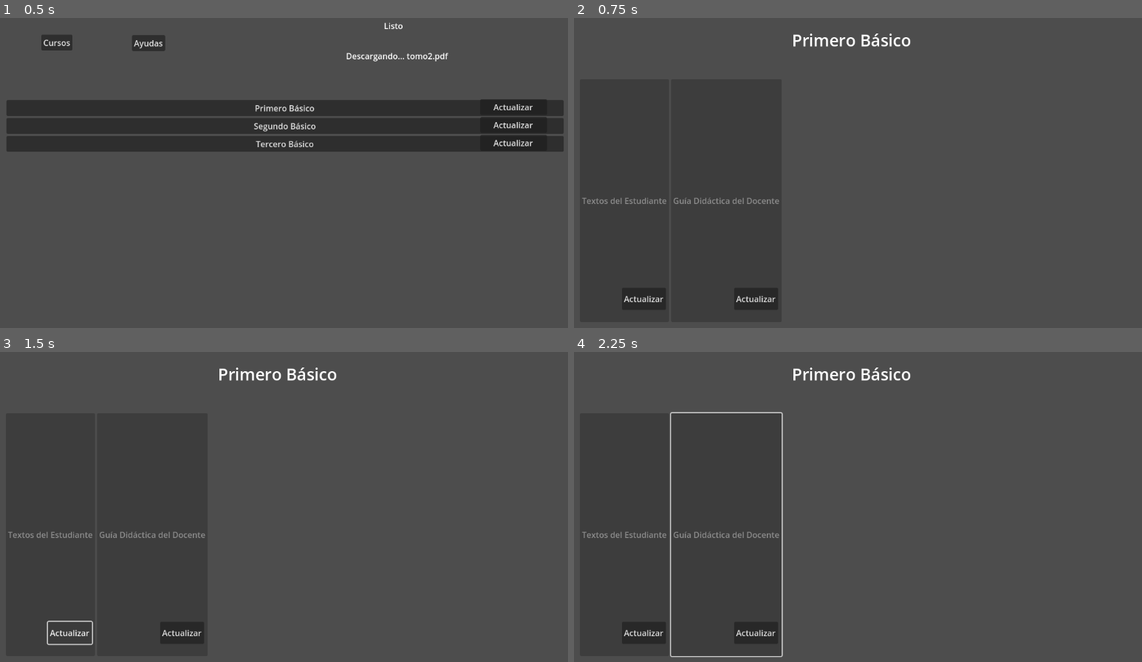
Above: before the commit, frames 1-4 (two rows, left to right).
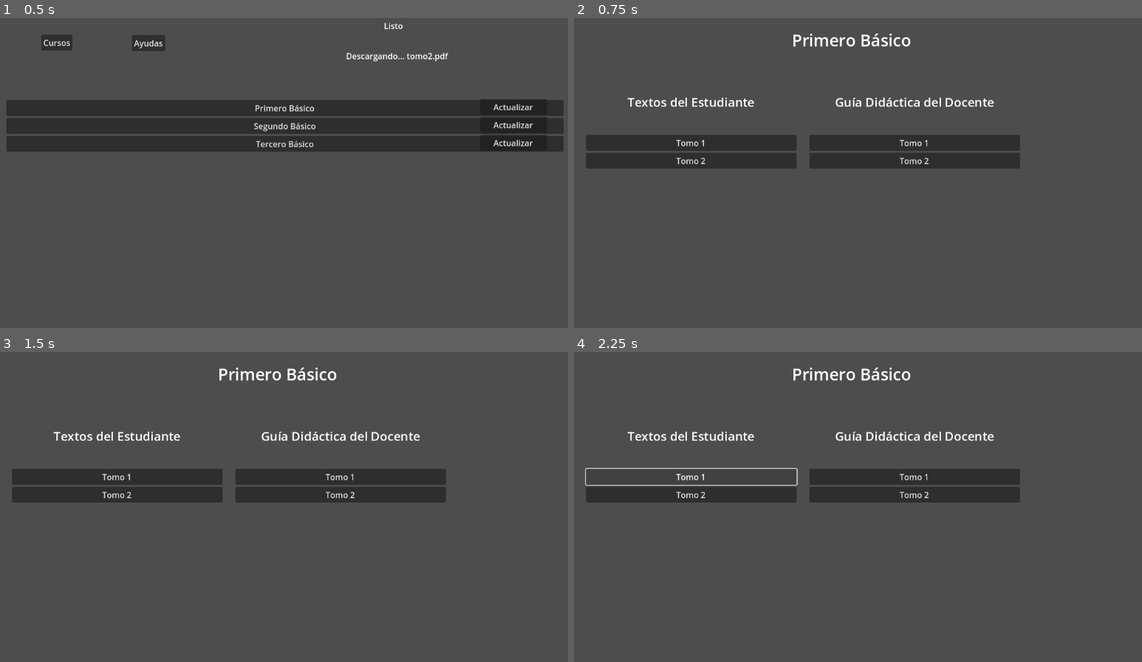
Above: after the commit, the same moments.

Repository: dhigueraf/Reader
Game: Godot game, scene res://Escenas/Main.tscn
Same seed, same stepped clock (60 frames per second), same inputs: the game is played once before the commit and once after it.
Inputs (mouse positions are in pixels of both pictures, inside the frame that each line leads up to):
- Up to frame 1 (0.5 s): no input
- Up to frame 2 (0.75 s): click "Primero Básico" at 0.5 s
- Up to frame 3 (1.5 s): click (68, 634) at 1.25 s, where only the run before the commit has a clickable "Actualizar"
- Up to frame 4 (2.25 s): click (693, 476) at 2 s, where only the run after the commit has a clickable "Tomo 1"

Frame 1 is identical in both runs. In frame 2, 6.1% of the frame differs, in the area x 1-79%, y 25-95%; in frame 3, 5.7%; in frame 4, 6.9%, in the area x 1-79%, y 19-99%.
Error after the commit: Invalid access to property or key 'capitulos' on a base object of type 'Dictionary'. (res://Scripts/ModalDocumento.gd:26)

Commit message:
ADD Curso screen

Diff:
--- a/Escenas/Curso.tscn
+++ b/Escenas/Curso.tscn
@@ -1,6 +1,7 @@
-[gd_scene load_steps=3 format=3 uid="uid://bbpjyk5q14yw5"]
+[gd_scene load_steps=4 format=3 uid="uid://bbpjyk5q14yw5"]
 
 [ext_resource type="Script" path="res://Scripts/CursoManager.gd" id="1_d1j7j"]
+[ext_resource type="PackedScene" uid="uid://dfbpy2frau5rn" path="res://Objetos/ModalDocumento.tscn" id="2_m5ict"]
 
 [sub_resource type="LabelSettings" id="LabelSettings_bvkvh"]
 font_size = 32
@@ -18,6 +19,7 @@
 grow_horizontal = 2
 grow_vertical = 2
 script = ExtResource("1_d1j7j")
+panelpath = NodePath("../../ModalDocumento/Control")
 
 [node name="Label" type="Label" parent="CanvasLayer/Control"]
 layout_mode = 1
@@ -38,11 +40,24 @@
 [node name="HBoxContainer" type="HBoxContainer" parent="CanvasLayer/Control"]
 layout_mode = 1
 anchors_preset = -1
-anchor_left = 0.031
-anchor_top = 0.225
-anchor_right = 0.982
+anchor_left = 0.034
+anchor_top = 0.216
+anchor_right = 0.97
 anchor_bottom = 0.956
-offset_left = 0.287998
-offset_top = 0.299988
-offset_right = -0.264038
+offset_top = 0.167999
+offset_right = -0.440063
 offset_bottom = -0.312012
+
+[node name="ModalDocumento" parent="." instance=ExtResource("2_m5ict")]
+
+[node name="TextureButton" parent="ModalDocumento/Control" index="1"]
+anchor_left = 0.722
+anchor_top = 0.042
+anchor_right = 0.778
+anchor_bottom = 0.14
+offset_left = 0.25592
+offset_top = -0.216002
+offset_right = -0.256042
+offset_bottom = 0.279999
+
+[editable path="ModalDocumento"]
--- /dev/null
+++ b/Objetos/BtnCursoDocs.tscn
@@ -0,0 +1,44 @@
+[gd_scene load_steps=3 format=3 uid="uid://bqi7homu45ggg"]
+
+[ext_resource type="Script" path="res://Scripts/BtnCursoDocs.gd" id="1_vnjil"]
+
+[sub_resource type="LabelSettings" id="LabelSettings_rpnor"]
+font_size = 24
+
+[node name="BtnCursoDocs" type="Control"]
+custom_minimum_size = Vector2(432, 0)
+layout_mode = 3
+anchors_preset = 15
+anchor_right = 1.0
+anchor_bottom = 1.0
+grow_horizontal = 2
+grow_vertical = 2
+script = ExtResource("1_vnjil")
+
+[node name="Label" type="Label" parent="."]
+layout_mode = 2
+anchor_left = 0.106
+anchor_top = 0.039
+anchor_right = 0.887
+anchor_bottom = 0.176
+offset_left = -0.112007
+offset_top = -0.272001
+offset_right = 0.175964
+offset_bottom = -0.0480118
+grow_horizontal = 2
+text = "Titulo del documento"
+label_settings = SubResource("LabelSettings_rpnor")
+horizontal_alignment = 1
+vertical_alignment = 1
+
+[node name="VBoxContainer" type="VBoxContainer" parent="."]
+layout_mode = 2
+anchor_left = 0.021
+anchor_top = 0.239
+anchor_right = 0.972
+anchor_bottom = 1.0
+offset_left = -0.192001
+offset_top = 0.127991
+offset_right = 0.255981
+grow_horizontal = 2
+grow_vertical = 2
--- /dev/null
+++ b/Objetos/ModalDocumento.tscn
@@ -0,0 +1,90 @@
+[gd_scene load_steps=4 format=3 uid="uid://dfbpy2frau5rn"]
+
+[ext_resource type="Script" path="res://Scripts/ModalDocumento.gd" id="1_0f57l"]
+[ext_resource type="Texture2D" uid="uid://dehtwygigjkme" path="res://Sprites/closebtn.png" id="2_rgtkx"]
+[ext_resource type="Texture2D" uid="uid://dcsw5ailkc0un" path="res://Sprites/closebtn_pressed.png" id="3_2wowt"]
+
+[node name="ModalDocumento" type="CanvasLayer"]
+
+[node name="Control" type="Control" parent="."]
+layout_mode = 3
+anchors_preset = 15
+anchor_right = 1.0
+anchor_bottom = 1.0
+grow_horizontal = 2
+grow_vertical = 2
+script = ExtResource("1_0f57l")
+
+[node name="ColorRect" type="ColorRect" parent="Control"]
+layout_mode = 1
+anchors_preset = -1
+anchor_left = 0.267
+anchor_top = 0.08
+anchor_right = 0.752
+anchor_bottom = 0.907
+offset_left = 0.415985
+offset_top = 0.159996
+offset_right = -0.304016
+offset_bottom = 0.263977
+color = Color(0.223529, 0.223529, 0.223529, 0.878431)
+
+[node name="Label" type="Label" parent="Control/ColorRect"]
+layout_mode = 1
+anchors_preset = -1
+anchor_left = 0.116
+anchor_top = 0.03
+anchor_right = 0.921
+anchor_bottom = 0.166
+offset_left = 0.271996
+offset_top = -0.0799999
+offset_right = 0.0819702
+offset_bottom = 0.0239944
+text = "Titulo del Documento"
+horizontal_alignment = 1
+vertical_alignment = 1
+
+[node name="ScrollContainer" type="ScrollContainer" parent="Control/ColorRect"]
+layout_mode = 1
+anchors_preset = -1
+anchor_left = 0.039
+anchor_top = 0.341
+anchor_right = 0.953
+anchor_bottom = 0.95
+offset_left = 0.237999
+offset_top = 0.223984
+offset_right = 0.226013
+offset_bottom = -0.199982
+
+[node name="VBoxContainer" type="VBoxContainer" parent="Control/ColorRect/ScrollContainer"]
+layout_mode = 2
+theme_override_constants/separation = 6
+
+[node name="btnLector" type="Button" parent="Control/ColorRect"]
+layout_mode = 1
+anchors_preset = -1
+anchor_left = 0.305
+anchor_top = 0.162
+anchor_right = 0.737
+anchor_bottom = 0.22
+offset_left = -0.189972
+offset_top = 0.167999
+offset_right = -0.246002
+offset_bottom = 0.0799942
+text = "Abrir con visualizador externo"
+
+[node name="CrossButton" type="TextureButton" parent="Control"]
+layout_mode = 1
+anchors_preset = -1
+anchor_left = 0.727
+anchor_top = 0.031
+anchor_right = 0.783
+anchor_bottom = 0.13
+offset_left = 0.495911
+offset_top = -0.0880013
+offset_right = -0.0160522
+offset_bottom = -0.240005
+texture_normal = ExtResource("2_rgtkx")
+texture_pressed = ExtResource("3_2wowt")
+
+[connection signal="pressed" from="Control/ColorRect/btnLector" to="Control" method="_on_btn_lector_pressed"]
+[connection signal="pressed" from="Control/CrossButton" to="Control" method="_on_cross_button_pressed"]
--- /dev/null
+++ b/Objetos/OptionsCurso.tscn
@@ -0,0 +1,30 @@
+[gd_scene load_steps=2 format=3 uid="uid://b13b4cd333222"]
+
+[ext_resource type="Script" path="res://Scripts/OptionsCurso.gd" id="1_0b6tf"]
+
+[node name="OptionCapitulo" type="Control"]
+custom_minimum_size = Vector2(432, 64)
+layout_mode = 3
+anchors_preset = 15
+anchor_right = 1.0
+anchor_bottom = 1.0
+grow_horizontal = 2
+grow_vertical = 2
+script = ExtResource("1_0b6tf")
+
+[node name="Nombre" type="Label" parent="."]
+layout_mode = 0
+offset_top = 3.0
+offset_right = 403.0
+offset_bottom = 29.0
+text = "Nombre del capítulo..."
+
+[node name="Button" type="Button" parent="."]
+layout_mode = 1
+anchors_preset = 1
+anchor_left = 1.0
+anchor_right = 1.0
+offset_left = -18.0
+offset_bottom = 31.0
+grow_horizontal = 0
+text = "1"
--- /dev/null
+++ b/Scripts/BtnCursoDocs.gd
@@ -0,0 +1,25 @@
+extends Node
+
+var button = preload("res://Objetos/BtnCurso.tscn")
+
+
+func changeTitle(titulo):
+	$Label.text = titulo #$CanvasLayer/Control/Label.text = titulo
+
+func addbutton(dictionary):
+
+	var button = Button.new()
+	button.text = str(dictionary.nombre.boton)
+	#btndir.disabled = true
+
+	print(dictionary)
+
+	button.connect("pressed", Callable(self, "openDocumentPanel").bind(dictionary))
+	$VBoxContainer.add_child(button) #$CanvasLayer/Control/VBoxContainer.add_child(button)
+
+func openDocumentPanel(documento):
+	print("abrir documento")
+	print(documento)
+	print( get_parent().get_parent() )
+	get_parent().get_parent().activatePanel(documento)
+	#activatePanel.emit()
--- a/Scripts/CursoManager.gd
+++ b/Scripts/CursoManager.gd
@@ -1,11 +1,15 @@
 extends Control
 
-var btncurso = preload("res://Objetos/BtnCurso.tscn")
+var btncurso = preload("res://Objetos/BtnCursoDocs.tscn")
+@export_node_path() var panelpath
+var panel
+
 # Called when the node enters the scene tree for the first time.
 func _ready():
 	print( Global.SelectedCurso)
 	$Label.text = Global.SelectedCurso.nombre.boton
 	generateButtons()
+	panel = get_node(panelpath)
 
 
 func generateButtons():
@@ -19,17 +23,18 @@
 			if "nombre" in key:
 				print(key.nombre)
 				var btndir = btncurso.instantiate()
-				btndir.text = str(key.nombre.boton)
-				btndir.disabled = true
+				btndir.changeTitle( str(key.nombre.boton) )
 
 				var selcur = {
 					"nombre" : key.nombre,
 					"archivos" : key.subelementos
  				}
 
-				btndir.connect("pressed", Callable(self, "openCurso").bind(selcur))
+				for subele in key.subelementos:
+					btndir.addbutton(subele)
+				#btndir.connect("pressed", Callable(self, "activatePanel").bind())
 				$HBoxContainer.add_child(btndir)
 
-# Called every frame. 'delta' is the elapsed time since the previous frame.
-func _process(delta):
-	pass
+func activatePanel(document):
+	print("activate panel")
+	panel.activate(document)
--- a/Scripts/Global.gd
+++ b/Scripts/Global.gd
@@ -29,7 +29,6 @@
 var FileReading = {}
 
 var interactivos = {
-
 }
 
 func _ready():
--- a/Scripts/Manager.gd
+++ b/Scripts/Manager.gd
@@ -105,7 +105,6 @@
 	var dir = DirAccess.open(basedir)
 	if dir.dir_exists(primeracarpeta) :
 		print("directorio existe")
-
 	else:
 		print("directorio no existe")
 		dir.make_dir(primeracarpeta)
--- /dev/null
+++ b/Scripts/ModalDocumento.gd
@@ -0,0 +1,45 @@
+extends Control
+
+var eldocu = preload("res://Objetos/OptionsCurso.tscn")
+var documento = {}
+# Called when the node enters the scene tree for the first time.
+func _ready():
+	visible = false
+
+func deleteoptions():
+	print("delete options")
+	var arrayeledocus = []
+	arrayeledocus = $ColorRect/ScrollContainer/VBoxContainer.get_children()
+
+	for eledocum in arrayeledocus:
+		eledocum.queue_free()
+
+func activate(document):
+	print("activar panel")
+	print(document)
+	$ColorRect/Label.text = document.nombre.boton
+
+	documento = document
+
+	deleteoptions()
+
+	for capitulo in document.capitulos:
+		var eldocum = eldocu.instantiate()
+		eldocum.setNombre(capitulo.nombre)
+		eldocum.setPagina(capitulo.paginainicio)
+		$ColorRect/ScrollContainer/VBoxContainer.add_child(eldocum)
+
+	visible = true
+
+func deactivate():
+	visible = false
+
+
+func _on_cross_button_pressed():
+	deactivate()
+	deleteoptions()
+	documento = {}
+
+func _on_btn_lector_pressed():
+	print("abrir con lector externo")
+	print(documento)
--- /dev/null
+++ b/Scripts/OptionsCurso.gd
@@ -0,0 +1,7 @@
+extends Control
+
+func setNombre(textonombre):
+	$Nombre.text = textonombre + "..."
+
+func setPagina(numpag):
+	$Button.text = "Pagina " + str(numpag)
--- a/json/sumoprimero.json
+++ b/json/sumoprimero.json
@@ -26,7 +26,48 @@
 							"extension":"pdf",
 							"version": 0,
 							"url" : "https://static.sumaysigue.uchile.cl/Sumo%20Primero/4%C2%B0%20B%C3%A1sico/CA/CA4_tomo1.pdf",
-							"location": "primerobasico/textosdelestudiante/"
+							"location": "primerobasico/textosdelestudiante/",
+							"capitulos":[
+								{
+									"nombre":"Capítulo 1",
+									"paginainicio": 1,
+									"paginasrelevantes":[],
+									"paginatermino": 2
+								},
+								{
+									"nombre":"Capítulo 2",
+									"paginainicio": 3,
+									"paginasrelevantes":[],
+									"paginatermino": 12
+								},
+								{
+									"nombre":"Capítulo 3",
+									"paginainicio": 13,
+									"paginasrelevantes":[],
+									"paginatermino": 35
+								},
+								{
+									"nombre":"Capítulo muy relevante",
+									"paginainicio": 36,
+									"paginasrelevantes":[
+										{
+											"nombre":"Cosa relevsante 1",
+											"pagina":38
+										},
+										{
+											"nombre":"Cosa relevsante 2",
+											"pagina":40
+										}
+									],
+									"paginatermino": 45
+								},
+								{
+									"nombre":"Capítulo 4",
+									"paginainicio": 46,
+									"paginasrelevantes":[],
+									"paginatermino": 50
+								}
+							]
 						},
 						{
 							"tipo":"archivo",
@@ -37,7 +78,48 @@
 							"extension":"pdf",
 							"version": 0,
 							"url" : "https://static.sumaysigue.uchile.cl/Sumo%20Primero/4%C2%B0%20B%C3%A1sico/CA/CA4_tomo1.pdf",
-							"location": "primerobasico/textosdelestudiante/"
+							"location": "primerobasico/textosdelestudiante/",
+							"capitulos":[
+								{
+									"nombre":"Capítulo 1",
+									"paginainicio": 1,
+									"paginasrelevantes":[],
+									"paginatermino": 2
+								},
+								{
+									"nombre":"Capítulo 2",
+									"paginainicio": 3,
+									"paginasrelevantes":[],
+									"paginatermino": 12
+								},
+								{
+									"nombre":"Capítulo 3",
+									"paginainicio": 13,
+									"paginasrelevantes":[],
+									"paginatermino": 35
+								},
+								{
+									"nombre":"Capítulo muy relevante",
+									"paginainicio": 36,
+									"paginasrelevantes":[
+										{
+											"nombre":"Cosa relevsante 1",
+											"pagina":38
+										},
+										{
+											"nombre":"Cosa relevsante 2",
+											"pagina":40
+										}
+									],
+									"paginatermino": 45
+								},
+								{
+									"nombre":"Capítulo 4",
+									"paginainicio": 46,
+									"paginasrelevantes":[],
+									"paginatermino": 50
+								}
+							]
 						}
 					]
 				},
@@ -57,7 +139,48 @@
 							"extension":"pdf",
 							"version": 0,
 							"url" : "https://static.sumaysigue.uchile.cl/Sumo%20Primero/4%C2%B0%20B%C3%A1sico/CA/CA4_tomo1.pdf",
-							"location": "primerobasico/guiadidacticadeldocente/"
+							"location": "primerobasico/guiadidacticadeldocente/",
+							"capitulos":[
+								{
+									"nombre":"Capítulo 1",
+									"paginainicio": 1,
+									"paginasrelevantes":[],
+									"paginatermino": 2
+								},
+								{
+									"nombre":"Capítulo 2",
+									"paginainicio": 3,
+									"paginasrelevantes":[],
+									"paginatermino": 12
+								},
+								{
+									"nombre":"Capítulo 3",
+									"paginainicio": 13,
+									"paginasrelevantes":[],
+									"paginatermino": 35
+								},
+								{
+									"nombre":"Capítulo muy relevante",
+									"paginainicio": 36,
+									"paginasrelevantes":[
+										{
+											"nombre":"Cosa relevsante 1",
+											"pagina":38
+										},
+										{
+											"nombre":"Cosa relevsante 2",
+											"pagina":40
+										}
+									],
+									"paginatermino": 45
+								},
+								{
+									"nombre":"Capítulo 4",
+									"paginainicio": 46,
+									"paginasrelevantes":[],
+									"paginatermino": 50
+								}
+							]
 						},
 						{
 							"tipo":"archivo",
@@ -68,7 +191,48 @@
 							"extension":"pdf",
 							"version": 0,
 							"url" : "https://static.sumaysigue.uchile.cl/Sumo%20Primero/4%C2%B0%20B%C3%A1sico/CA/CA4_tomo1.pdf",
-							"location": "primerobasico/guiadidacticadeldocente/"
+							"location": "primerobasico/guiadidacticadeldocente/",
+							"capitulos":[
+								{
+									"nombre":"Capítulo 1",
+									"paginainicio": 1,
+									"paginasrelevantes":[],
+									"paginatermino": 2
+								},
+								{
+									"nombre":"Capítulo 2",
+									"paginainicio": 3,
+									"paginasrelevantes":[],
+									"paginatermino": 12
+								},
+								{
+									"nombre":"Capítulo 3",
+									"paginainicio": 13,
+									"paginasrelevantes":[],
+									"paginatermino": 35
+								},
+								{
+									"nombre":"Capítulo muy relevante",
+									"paginainicio": 36,
+									"paginasrelevantes":[
+										{
+											"nombre":"Cosa relevsante 1",
+											"pagina":38
+										},
+										{
+											"nombre":"Cosa relevsante 2",
+											"pagina":40
+										}
+									],
+									"paginatermino": 45
+								},
+								{
+									"nombre":"Capítulo 4",
+									"paginainicio": 46,
+									"paginasrelevantes":[],
+									"paginatermino": 50
+								}
+							]
 						}
 					]
 				}
Not shown: 1 places in Objetos/BtnCurso.tscn that only renumber resources
